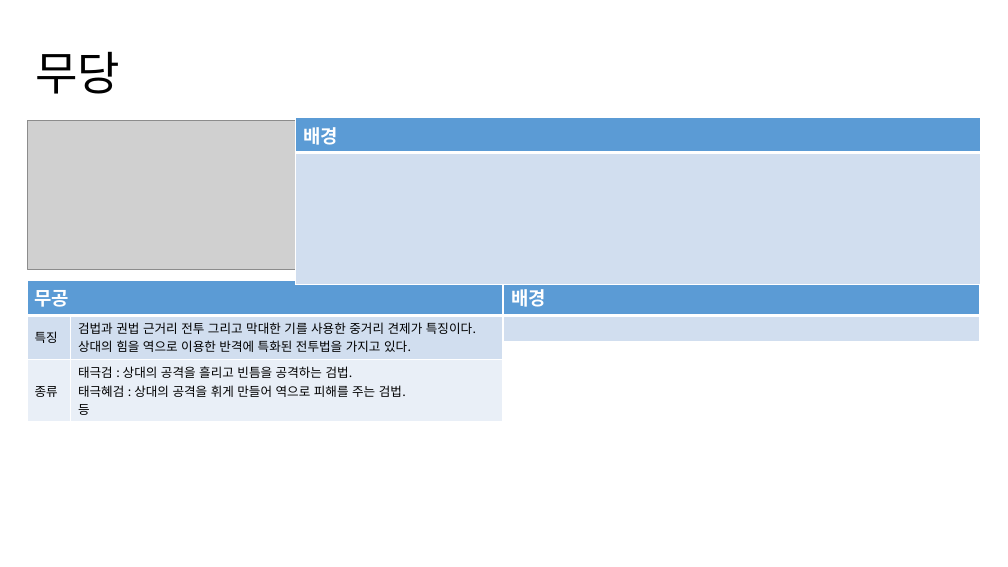
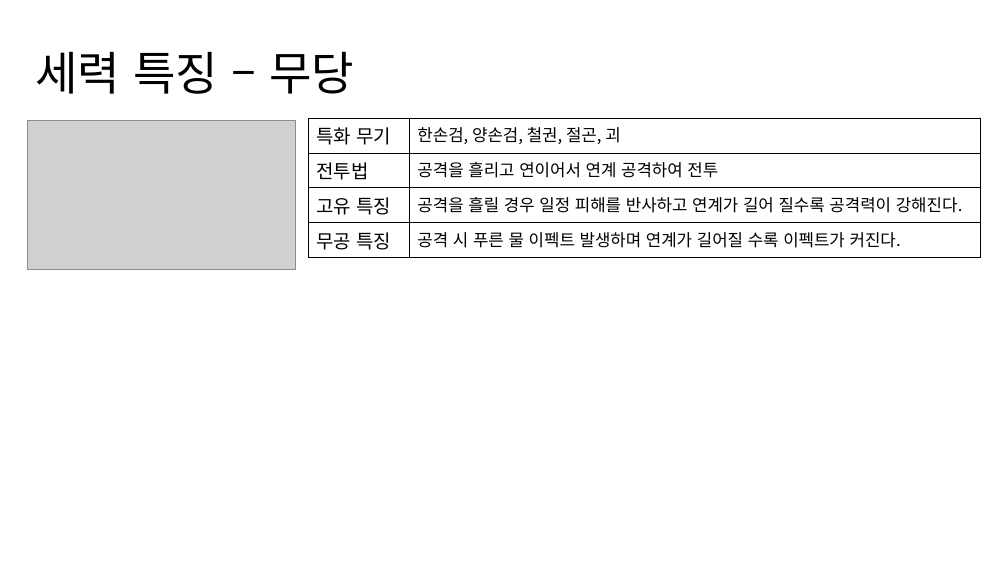
Before and after one commit to yjk0401/unityenginebasic_9th, a slide deck: slide 8 of 기획/세력 기획서.pptx (slide 9 before the commit). Drawn at 1008x567 pixels with LibreOffice and Linux fonts; fonts in the diff are those of the drawing; grey boxes stand for pictures. Boxes give left, top, right and bottom in pixels: in the first picture for what was removed or moved away, otherwise in the second. Text is boxed around its words. In the diff, an @@ line names an element or a change of style, - is before the commit and + after.

```diff
--- a/기획/세력 기획서.pptx
+++ b/기획/세력 기획서.pptx
@@ title at [35, 51, 354, 94]: text changed @@
-무당
+세력 특징 – 무당
@@ table removed at [296, 117, 980, 279], 2 rows, 1 columns @@
-배경
-
@@ table added at [309, 118, 982, 258], 4 rows, 2 columns @@
+특화 무기 | 한손검, 양손검, 철권, 절곤, 괴
+전투법 | 공격을 흘리고 연이어서 연계 공격하여 전투
+고유 특징 | 공격을 흘릴 경우 일정 피해를 반사하고 연계가 길어 질수록 공격력이 강해진다.
+무공 특징 | 공격 시 푸른 물 이펙트 발생하며 연계가 길어질 수록 이펙트가 커진다.
@@ table removed at [27, 281, 504, 419], 3 rows, 2 columns @@
-무공 | 
-특징 | 검법과 권법 근거리 전투 그리고 막대한 기를 사용한 중거리 견제가 특징이다. / 상대의 힘을 역으로 이용한 반격에 특화된 전투법을 가지고 있다.
-종류 | 태극검 : 상대의 공격을 흘리고 빈틈을 공격하는 검법. / 태극혜검 : 상대의 공격을 휘게 만들어 역으로 피해를 주는 검법. / 등
@@ table removed at [504, 281, 979, 333], 2 rows, 1 columns @@
-배경
-
```
Also in this commit, not shown: 15 other slides changed, 1 slide added, 2 slides removed, 5 other files.
